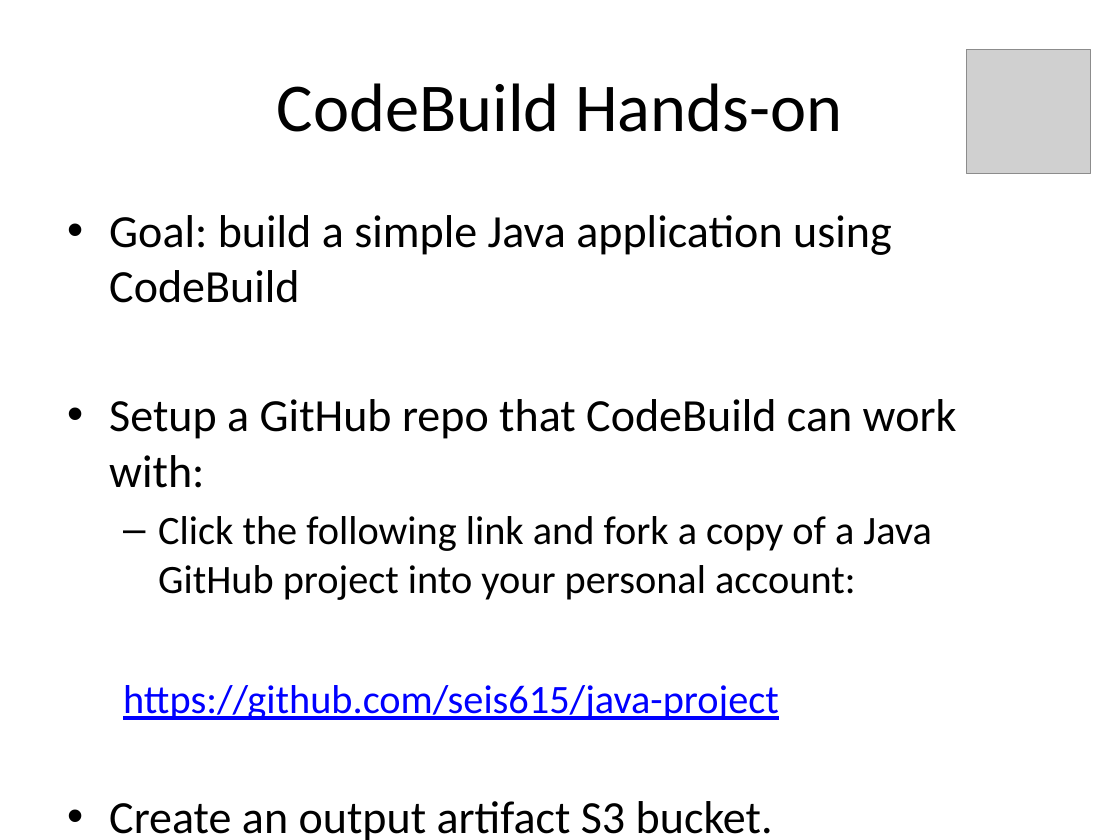
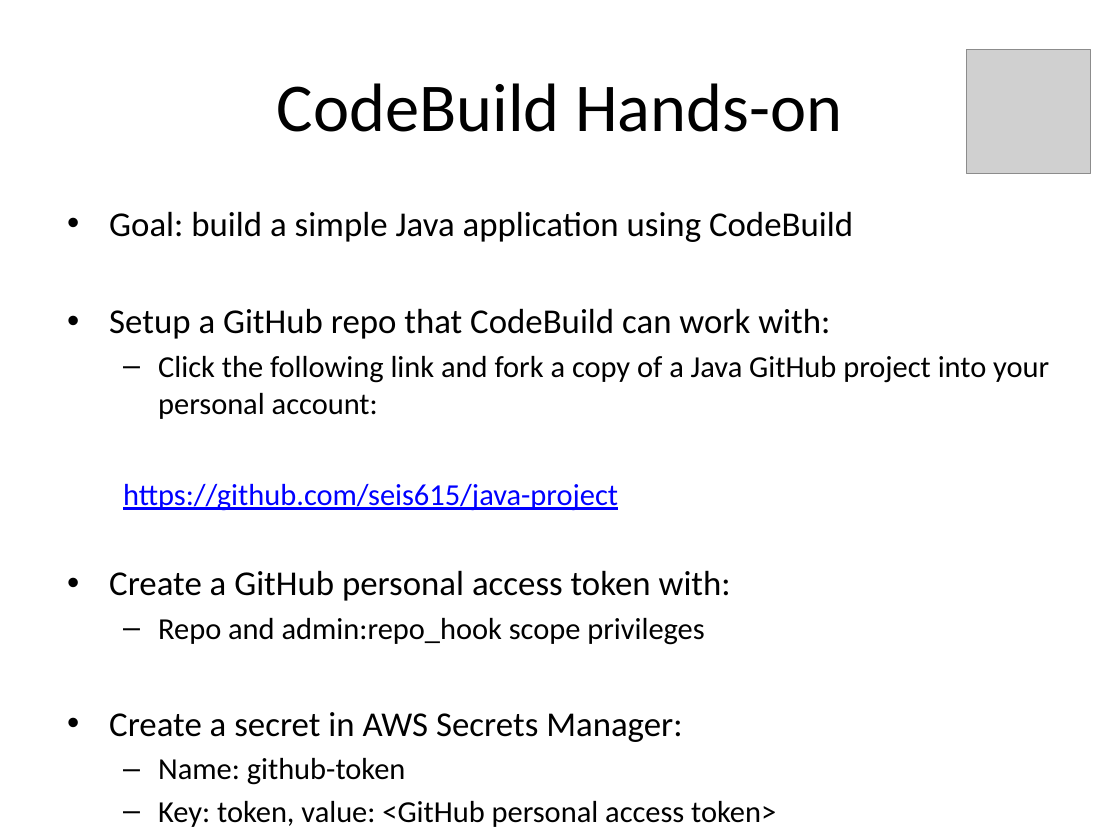
Before and after one commit to jasondbaker/infrastructure-class, a slide deck: slide 25 of lectures/infrastructure-week-10.pptx. Drawn at 1120x840 pixels with LibreOffice and Linux fonts; fonts in the diff are those of the drawing; grey boxes stand for pictures. Boxes give left, top, right and bottom in pixels: in the first picture for what was removed or moved away, otherwise in the second. Text is boxed around its words. In the diff, an @@ line names an element or a change of style, - is before the commit and + after.

```diff
--- a/lectures/infrastructure-week-10.pptx
+++ b/lectures/infrastructure-week-10.pptx
@@ text at (109,211,1049,511): size 29.6 to 22.4 pt in "Goal: build a simple Java application using ...", "Setup a GitHub repo that CodeBuild can ..."; size 25.9 to 19.6 pt in "Click the following link and fork a ...", "https://github.com/seis615/java-project"; less space between paragraphs @@
@@ text at (109,570,731,785): text changed; size 29.6 to 19.6 pt @@
-• Create an output artifact S3 bucket.
+• Create a GitHub personal access token with:
+  – Repo and admin:repo_hook scope privileges
+• Create a secret in AWS Secrets Manager:
+  – Name: github-token
+  – Key: token, value: <GitHub personal access token>
```
Also in this commit, not shown: 3 other slides changed, 7 other files.
